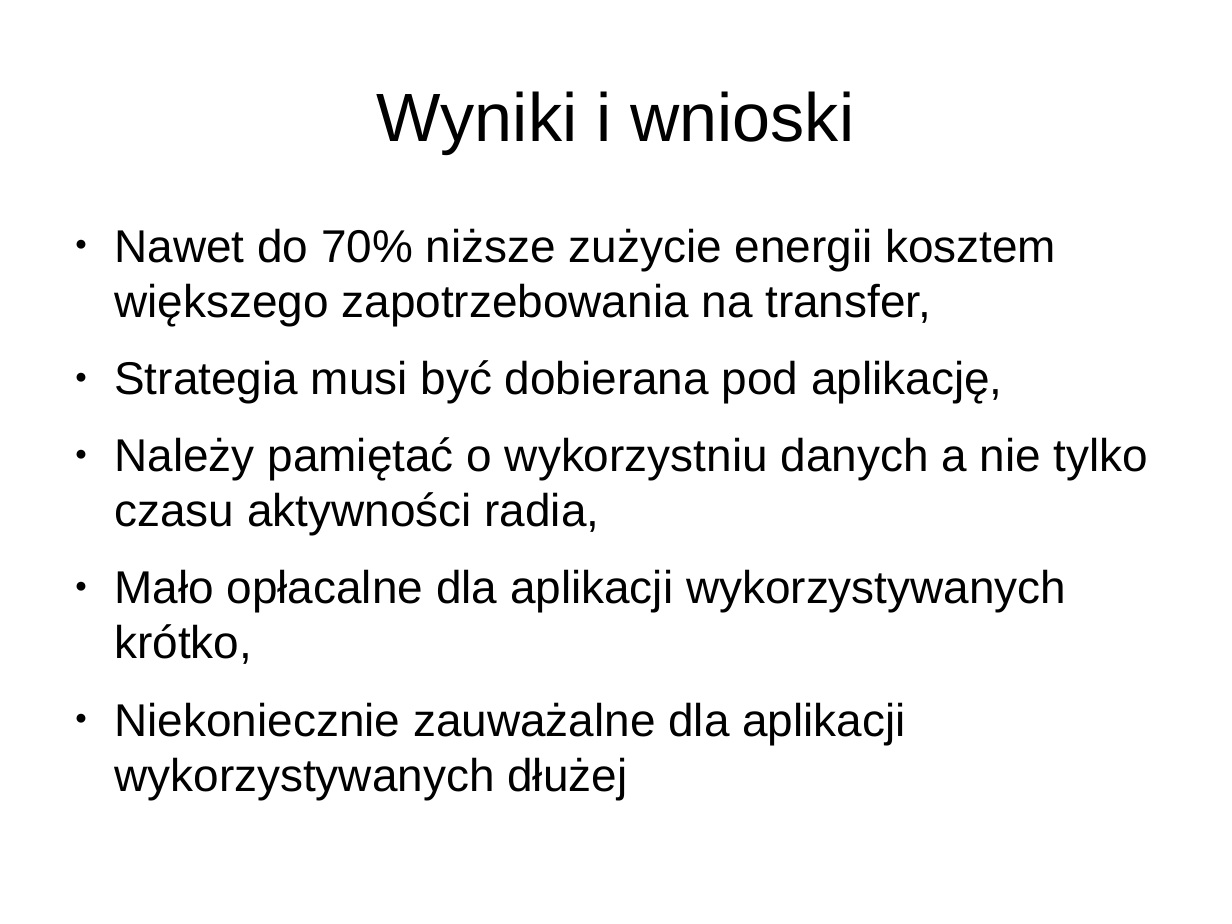
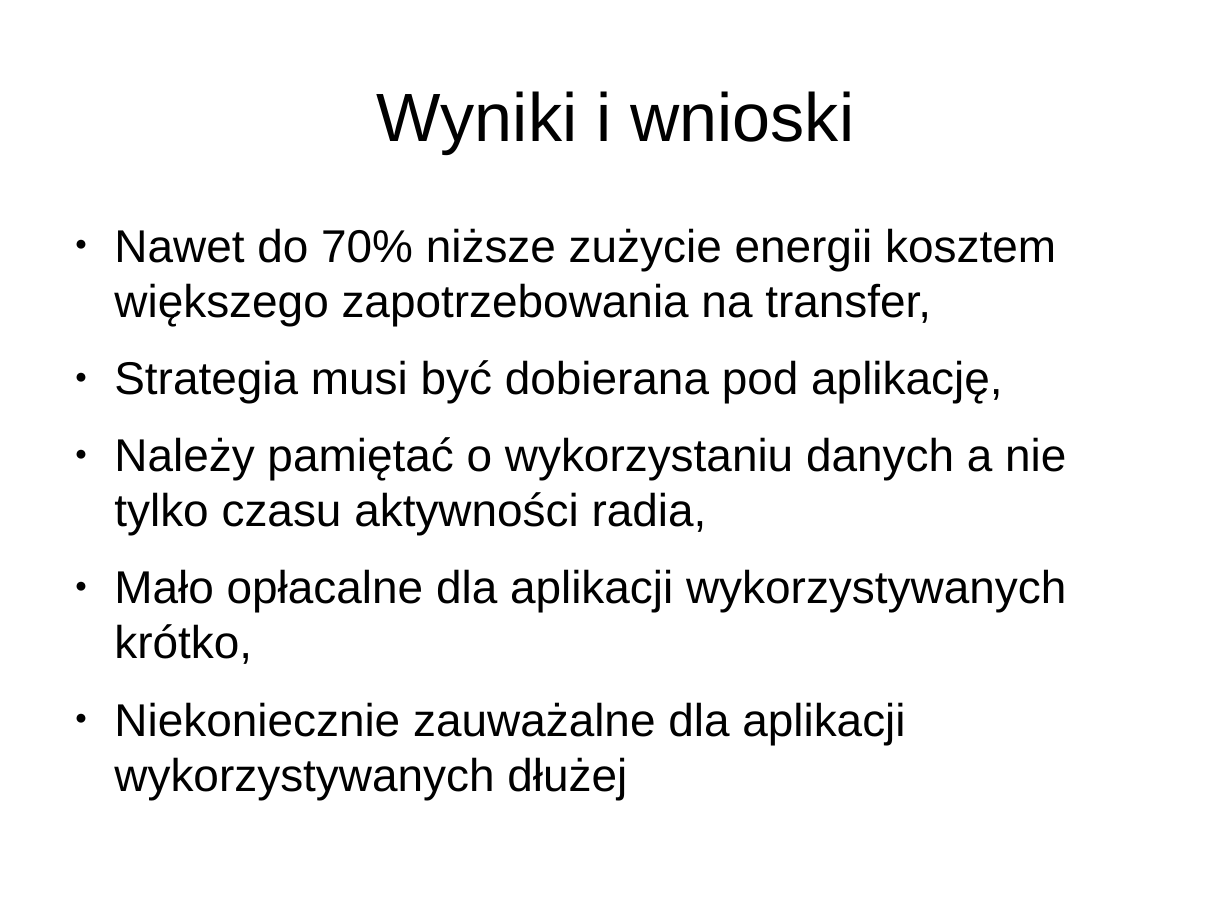
Before and after one commit to aksinghdce/master-thesis, a slide deck: slide 11 of prezentacja.odp. Drawn at 1232x924 pixels with LibreOffice and Linux fonts; fonts in the diff are those of the drawing. Boxes give left, top, right and bottom in pixels: in the first picture for what was removed or moved away, otherwise in the second. Text is boxed around its words. In the diff, an @@ line names an element or a change of style, - is before the commit and + after.

```diff
--- a/prezentacja.odp
+++ b/prezentacja.odp
@@ text at (114, 437, 1066, 535): text changed @@
-● Należy pamiętać o wykorzystniu danych a nie tylko czasu aktywności radia,
+● Należy pamiętać o wykorzystaniu danych a nie tylko czasu aktywności radia,
```
Also in this commit, not shown: 1 other slide changed.
